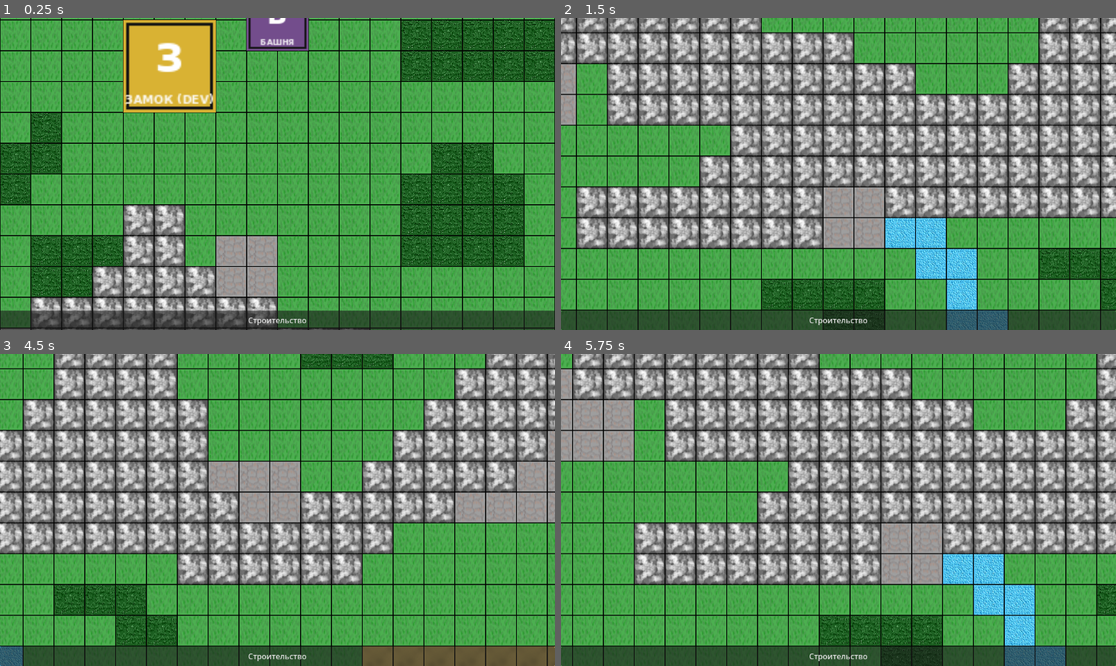
Above: before the commit, frames 1-4 (two rows, left to right).
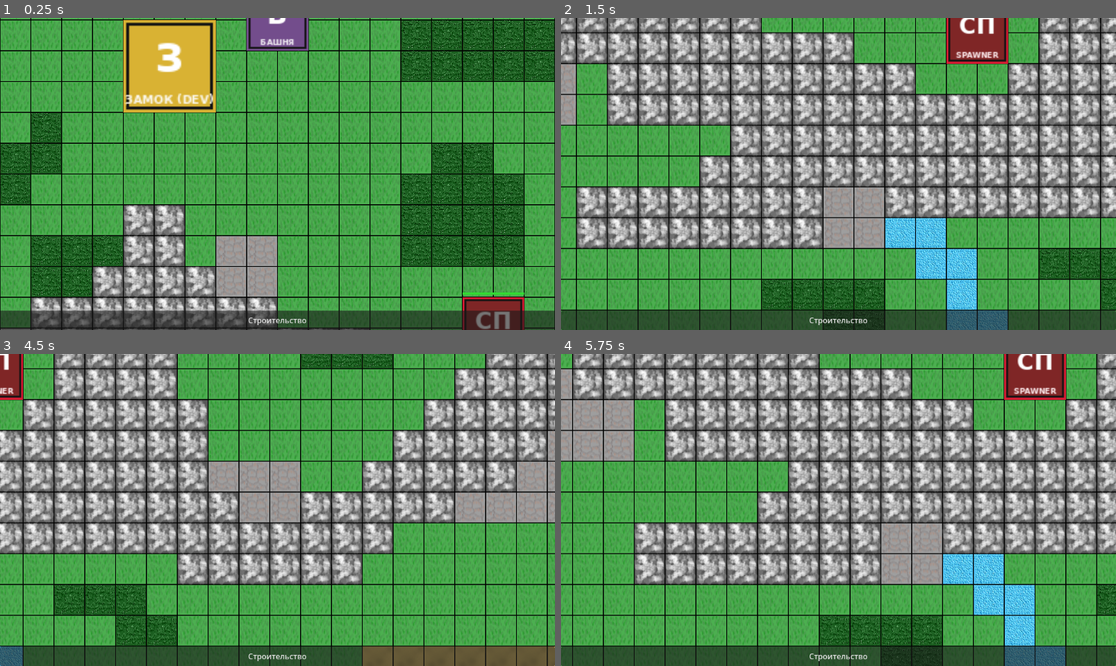
Above: after the commit, the same moments.

Repository: alchemistOfWeb/first_rts_rpg_game
Game: Godot game, scene res://scenes/maps/world1.tscn
The game is run twice, just before and just after one commit, with the same random seed, the same clock (stepped at 60 frames per second) and the same inputs. The project has no main scene, so this scene is started directly.
Inputs (mouse positions are in pixels of both pictures, inside the frame that each line leads up to):
- Up to frame 1 (0.25 s): no input
- Up to frame 2 (1.5 s): click "Строительство" at 0.5 s; tap Enter at 1.25 s; move the mouse to (960, 158) at 1.27 s; hold D (move_right) from 1.28 s (still down); click (960, 158) at 1.42 s
- Up to frame 3 (4.5 s): move the mouse to (166, 525) at 2.02 s; release D (move_right) at 2.03 s; hold S (move_down) 2.03-2.78 s; click (166, 525) at 2.17 s; move the mouse to (333, 441) at 2.77 s; hold D (move_right) 2.78-3.53 s; click (333, 441) at 2.92 s; move the mouse to (249, 572) at 3.52 s; hold W (move_up) 3.53-4.28 s; click (249, 572) at 3.67 s; move the mouse to (444, 556) at 4.27 s; hold A (move_left) from 4.28 s (still down); click (444, 556) at 4.42 s
- Up to frame 4 (5.75 s): keep holding A (move_left); move the mouse to (672, 463) at 5.02 s; click (672, 463) at 5.17 s

The runs differ from the first frame. In frame 1, 1.2% of the frame differs, in the area x 83-95%, y 87-100%; in frame 2, 1.6%; in frame 3, 0.6%; in frame 4, 1.6%, in the area x 79-91%, y 0-15%.

Commit message:
add basic enemies and enemy spawn

Diff:
--- a/project.godot
+++ b/project.godot
@@ -18,6 +18,11 @@
 
 GridManager="*uid://c4twjgoscujr2"
 BuildingManager="*uid://b34safoniv103"
+
+[global_group]
+
+player=""
+enemy=""
 
 [input]
 
--- /dev/null
+++ b/scenes/buildings/EnemySpawner.tscn
@@ -0,0 +1,46 @@
+[gd_scene format=3 uid="uid://cvq5rylapdmb7"]
+
+[ext_resource type="PackedScene" path="res://scenes/buildings/Building.tscn" id="1_yb3uf"]
+[ext_resource type="Script" uid="uid://iawlgq6ad3jw" path="res://scripts/EnemySpawner.gd" id="2_lpf2f"]
+[ext_resource type="Texture2D" uid="uid://bf4k7dn4t05fy" path="res://assets/art/buildings/spawner_default.png" id="3_kx0du"]
+
+[node name="EnemySpawner" unique_id=924707027 instance=ExtResource("1_yb3uf")]
+script = ExtResource("2_lpf2f")
+enemy_type = 0
+spawn_interval = 5.0
+spawn_search_radius = null
+building_name = "Спавнер"
+max_hp = 300
+color = Color(0.851, 0.11, 0.2, 1)
+icon = ExtResource("3_kx0du")
+size_cells = Vector2i(2, 2)
+starting_group = "enemy"
+building_type = 4
+
+[node name="Visual" parent="." index="0"]
+offset_left = -64.0
+offset_top = -64.0
+offset_right = 64.0
+offset_bottom = 64.0
+color = Color(0.851, 0.11, 0.2, 1)
+
+[node name="Icon" parent="." index="1"]
+offset_left = -64.0
+offset_top = -64.0
+offset_right = 64.0
+offset_bottom = 64.0
+texture = ExtResource("3_kx0du")
+
+[node name="HPBarBack" parent="." index="2"]
+offset_left = -64.0
+offset_top = -74.0
+offset_right = 64.0
+offset_bottom = -69.0
+
+[node name="HPBarFill" parent="." index="3"]
+offset_left = -64.0
+offset_top = -74.0
+offset_right = 64.0
+offset_bottom = -69.0
+
+[node name="SpawnTimer" type="Timer" parent="." index="4" unique_id=214384500]
--- /dev/null
+++ b/scenes/enemies/Enemy.tscn
@@ -0,0 +1,23 @@
+[gd_scene format=3 uid="uid://ddlopv66gen2j"]
+
+[ext_resource type="Script" uid="uid://cccimrpvghei" path="res://scripts/Enemy.gd" id="1_hpe7p"]
+[ext_resource type="Texture2D" uid="uid://ds87x0876rpst" path="res://assets/art/creatures/basic_enemy.png" id="2_k7o7a"]
+
+[node name="Enemy" type="Node2D" unique_id=2051157792 groups=["enemy"]]
+script = ExtResource("1_hpe7p")
+
+[node name="Icon" type="TextureRect" parent="." unique_id=610738795]
+offset_left = -32.0
+offset_top = -32.0
+offset_right = 32.0
+offset_bottom = 32.0
+mouse_filter = 2
+texture = ExtResource("2_k7o7a")
+
+[node name="HPBarBack" type="ColorRect" parent="." unique_id=1658057593]
+mouse_filter = 2
+color = Color(0.15, 0.15, 0.15, 1)
+
+[node name="HPBarFill" type="ColorRect" parent="." unique_id=1049478930]
+mouse_filter = 2
+color = Color(0.2, 0.85, 0.2, 1)
--- a/scenes/maps/world1.tscn
+++ b/scenes/maps/world1.tscn
@@ -8,6 +8,7 @@
 [ext_resource type="Texture2D" uid="uid://bbf181637mhw" path="res://assets/art/buildings/castle.png" id="6_ojfyd"]
 [ext_resource type="PackedScene" path="res://scenes/buildings/Tower.tscn" id="7_8xe75"]
 [ext_resource type="Texture2D" uid="uid://ccubqnp1ew2s5" path="res://assets/art/buildings/tower.png" id="8_shwxx"]
+[ext_resource type="PackedScene" uid="uid://cvq5rylapdmb7" path="res://scenes/buildings/EnemySpawner.tscn" id="9_shwxx"]
 
 [sub_resource type="TileSetAtlasSource" id="TileSetAtlasSource_abmhd"]
 texture = ExtResource("1_ct80b")
@@ -50,6 +51,7 @@
 max_hp = 500
 color = Color(0.85, 0.7, 0.2, 1)
 icon = ExtResource("6_ojfyd")
+size_cells = Vector2i(3, 3)
 
 [node name="Tower" parent="." unique_id=857510836 instance=ExtResource("7_8xe75")]
 position = Vector2(0, -320)
@@ -57,3 +59,9 @@
 max_hp = 150
 color = Color(0.45, 0.3, 0.55, 1)
 icon = ExtResource("8_shwxx")
+size_cells = Vector2i(2, 2)
+
+[node name="EnemySpawner" parent="." unique_id=924707027 instance=ExtResource("9_shwxx")]
+position = Vector2(448, 320)
+size_cells = Vector2i(2, 2)
+starting_group = null
--- a/scripts/Building.gd
+++ b/scripts/Building.gd
@@ -1,18 +1,34 @@
 @tool
 extends Node2D
 class_name Building
+# Base script for any building.
+#
+# Two ways a Building gets configured:
+# 1) Spawned in code via BuildingManager.place() during gameplay - all
+#    fields are set directly by BuildingManager, building_type stays NONE.
+# 2) Placed by hand in the editor (Wall.tscn/Castle.tscn/...) - picking a
+#    Building Type in the Inspector copies template values from BuildingData
+#    ONCE as a starting point. After that icon/max_hp/color/size_cells are
+#    freely editable by hand and saved with the scene - BuildingData is
+#    never reapplied automatically.
+
+const PLAYER_GROUP := "player"
+const ENEMY_GROUP := "enemy"
+
 
 @export var building_name: String = "Building"
 @export var max_hp: int = 100
 @export var color: Color = Color.WHITE
 @export var icon: Texture2D
+@export var size_cells: Vector2i = Vector2i.ONE
+@export var starting_group: String = PLAYER_GROUP
+
 @export var building_type: BuildingData.BuildingType = BuildingData.BuildingType.NONE:
 	set(value):
 		building_type = value
 		if Engine.is_editor_hint() and is_node_ready():
-			_update_editor_preview()
+			_apply_type_template()
 
-var size_cells: Vector2i = Vector2i.ONE
 var origin_cell: Vector2i
 var current_hp: int
 
@@ -26,22 +42,31 @@
 
 
 func _ready() -> void:
+	setup(size_cells)
+
 	if Engine.is_editor_hint():
-		_update_editor_preview()
 		return
 
+	add_to_group(starting_group)
+
 	if building_type != BuildingData.BuildingType.NONE:
-		_configure_from_type()
+		_register_with_grid()
 	current_hp = max_hp
 	_update_hp_bar()
 
 
 func _process(_delta: float) -> void:
-	if Engine.is_editor_hint():
-		_update_editor_preview()
+	if not Engine.is_editor_hint():
+		return
+	# Keep visuals in sync with whatever fields are currently set, so hand
+	# edits to icon/color/size_cells show up immediately without touching code.
+	setup(size_cells)
+	_snap_to_grid()
 
 
-func _update_editor_preview() -> void:
+## Copies default stats from BuildingData. Runs ONLY when the Building Type
+## dropdown changes - never again automatically, so later manual edits stick.
+func _apply_type_template() -> void:
 	if building_type == BuildingData.BuildingType.NONE:
 		return
 	if not BuildingData.BUILDING_DATA.has(building_type):
@@ -52,29 +77,22 @@
 	max_hp = data["max_hp"]
 	color = data["color"]
 	icon = data["icon"]
-
-	var size: Vector2i = data["size"]
-	setup(size)
-
-	var origin := GridConstants.nearest_origin_cell_for_center(global_position, size)
-	global_position = GridConstants.cell_to_world(origin) + Vector2(size - Vector2i.ONE) * GridConstants.CELL_SIZE / 2.0
+	starting_group = data["group"]
+	size_cells = data["size"]
 
 
-func _configure_from_type() -> void:
-	var data: Dictionary = BuildingData.BUILDING_DATA[building_type]
-	building_name = data["name"]
-	max_hp = data["max_hp"]
-	color = data["color"]
-	icon = data["icon"]
+func _snap_to_grid() -> void:
+	var origin := GridConstants.nearest_origin_cell_for_center(global_position, size_cells)
+	global_position = GridConstants.cell_to_world(origin) + Vector2(size_cells - Vector2i.ONE) * GridConstants.CELL_SIZE / 2.0
 
-	var size: Vector2i = data["size"]
-	var origin := GridManager.nearest_origin_cell_for_center(global_position, size)
 
-	setup(size)
-	global_position = GridManager.cell_to_world(origin) + Vector2(size - Vector2i.ONE) * GridManager.CELL_SIZE / 2.0
+## Runtime only: finds this building's cell from its placed position and
+## marks those cells occupied in GridManager.
+func _register_with_grid() -> void:
+	var origin := GridManager.nearest_origin_cell_for_center(global_position, size_cells)
+	global_position = GridManager.cell_to_world(origin) + Vector2(size_cells - Vector2i.ONE) * GridManager.CELL_SIZE / 2.0
 	origin_cell = origin
-
-	GridManager.register_existing_building(origin, self, size)
+	GridManager.register_existing_building(origin, self, size_cells)
 
 
 func setup(p_size_cells: Vector2i) -> void:
--- a/scripts/BuildingData.gd
+++ b/scripts/BuildingData.gd
@@ -1,8 +1,5 @@
 class_name BuildingData
 extends RefCounted
-## Данные о типах построек (размер, HP, цвет, иконка, требования к местности).
-## НЕ автозагрузка — обычный класс, чтобы Building.gd мог читать эти данные
-## и во время игры, и в редакторе Godot (для превью при ручной расстановке).
 
 enum BuildingType {
 	NONE = -1,
@@ -10,10 +7,9 @@
 	BALLISTA_TOWER = 1,
 	QUARRY = 2,
 	CASTLE = 3,
+	ENEMY_SPAWNER = 4,
 }
 
-## Если переименовываешь файлы иконок - обнови пути preload() здесь
-## (это ЕДИНСТВЕННОЕ место, где они теперь прописаны).
 const BUILDING_DATA := {
 	BuildingType.WALL: {
 		"name": "Стена",
@@ -51,4 +47,14 @@
 		"dev_only": true,
 		"icon": preload("res://assets/art/buildings/castle.png"),
 	},
+	BuildingType.ENEMY_SPAWNER: {
+		"name": "Спавнер",
+		"size": Vector2i(2, 2),
+		"max_hp": 300,
+		"color": Color(0.851, 0.11, 0.2, 1.0),
+		"requires_terrain": [],
+		"dev_only": true,
+		"icon": preload("res://assets/art/buildings/spawner_default.png"),
+	},
+
 }
--- /dev/null
+++ b/scripts/Enemy.gd
@@ -0,0 +1,115 @@
+extends Node2D
+class_name Enemy
+# A single enemy unit. Does NOT snap to the grid (unlike buildings) - it
+# moves in free pixel coordinates, but each movement step is checked against
+# GridManager.is_walkable() so it can't cross mountains, water or buildings.
+
+var max_hp: int
+var move_speed: float
+var attack_damage: int
+var attack_range: float
+var attack_interval: float
+
+var current_hp: int
+var target: Building = null
+var _attack_cooldown: float = 0.0
+
+
+@onready var icon_rect: TextureRect = $Icon
+@onready var hp_back: ColorRect = $HPBarBack
+@onready var hp_fill: ColorRect = $HPBarFill
+
+signal died(enemy: Enemy)
+
+
+func _ready() -> void:
+	add_to_group("enemy")
+
+## Called once right after instantiate() + add_child(), fills in stats from
+## EnemyData and sizes the visuals. Same pattern as Building.setup().
+func setup(enemy_type: EnemyData.EnemyType) -> void:
+	var data: Dictionary = EnemyData.ENEMY_DATA[enemy_type]
+	max_hp = data["max_hp"]
+	move_speed = data["move_speed"]
+	attack_damage = data["attack_damage"]
+	attack_range = data["attack_range"]
+	attack_interval = data["attack_interval"]
+	current_hp = max_hp
+
+	var radius: float = data["radius"]
+	var size := Vector2.ONE * radius * 2.0
+
+
+	icon_rect.position = -size / 2.0
+	icon_rect.size = size
+	icon_rect.texture = data["icon"]
+
+	hp_back.position = Vector2(-size.x / 2.0, -size.y / 2.0 - 8)
+	hp_back.size = Vector2(size.x, 4)
+	hp_fill.position = hp_back.position
+	hp_fill.size = hp_back.size
+
+
+func _process(delta: float) -> void:
+	if not is_instance_valid(target):
+		target = _find_nearest_building()
+		if target == null:
+			return  # nothing left to attack, stay idle
+
+	var distance := _distance_to_building(target)
+	if distance > attack_range:
+		_move_towards(target.global_position, delta)
+	else:
+		_attack_cooldown -= delta
+		if _attack_cooldown <= 0.0:
+			target.take_damage(attack_damage)
+			_attack_cooldown = attack_interval
+
+
+## Moves each axis (X then Y) separately and only if the resulting cell is
+## walkable. This is a simple obstacle check, not real pathfinding - the
+## enemy can still get stuck on complex mazes, but it slides along straight
+## walls instead of freezing completely. Proper pathfinding is future work.
+func _move_towards(target_pos: Vector2, delta: float) -> void:
+	var direction := (target_pos - global_position).normalized()
+	var step := direction * move_speed * delta
+
+	var try_x := global_position + Vector2(step.x, 0)
+	if GridManager.is_walkable(GridManager.world_to_cell(try_x)):
+		global_position.x = try_x.x
+
+	var try_y := global_position + Vector2(0, step.y)
+	if GridManager.is_walkable(GridManager.world_to_cell(try_y)):
+		global_position.y = try_y.y
+
+
+func _distance_to_building(building: Building) -> float:
+	var half_size := Vector2(building.size_cells) * GridConstants.CELL_SIZE / 2.0
+	var closest := Vector2(
+		clamp(global_position.x, building.global_position.x - half_size.x, building.global_position.x + half_size.x),
+		clamp(global_position.y, building.global_position.y - half_size.y, building.global_position.y + half_size.y)
+	)
+	return global_position.distance_to(closest)
+
+## Scans all player buildings and returns the closest one.
+## Only called when the current target is gone, not every frame.
+func _find_nearest_building() -> Building:
+	var nearest: Building = null
+	var nearest_dist := INF
+
+	for building in get_tree().get_nodes_in_group("player"):
+		var dist := _distance_to_building(building)
+		if dist < nearest_dist:
+			nearest_dist = dist
+			nearest = building
+
+	return nearest
+
+
+func take_damage(amount: int) -> void:
+	current_hp = max(current_hp - amount, 0)
+	var frac := float(current_hp) / float(max_hp)
+	hp_fill.size.x = hp_back.size.x * frac
+	if current_hp <= 0:
+		died.emit(self)
+		queue_free()
--- /dev/null
+++ b/scripts/EnemyData.gd
@@ -0,0 +1,23 @@
+class_name EnemyData
+extends RefCounted
+# Enemy type definitions. Placeholder for now - only lists available types
+# so spawners can pick one. Movement/attack stats arrive with the enemy
+# system itself (next step).
+
+enum EnemyType {
+	BASIC,
+}
+
+const ENEMY_DATA := {
+	EnemyType.BASIC: {
+		"name": "Basic Enemy",
+		"max_hp": 30,
+		"move_speed": 60.0,        # pixels per second
+		"attack_damage": 5,
+		"attack_range": 40.0,      # pixels; stops moving once this close to target
+		"attack_interval": 1.0,    # seconds between attacks
+		"radius": 16.0,            # visual size (pixels)
+		"color": Color(0.7, 0.1, 0.1),
+		"icon": preload("res://assets/art/creatures/basic_enemy.png"),
+	},
+}
--- /dev/null
+++ b/scripts/EnemySpawner.gd
@@ -0,0 +1,49 @@
+@tool
+extends Building
+# Enemy spawner building. Placed manually in the editor (like the Castle).
+# Inherits HP, icon display and grid-snapping from Building - this class only
+# adds the enemy_type setting. Actual spawning logic is added in the next
+# step, once the Enemy scene exists.
+#
+# NOTE: @tool must be re-declared here even though Building.gd already has it -
+# Godot checks the tool flag on the script actually attached to the node,
+# not on its parent class.
+
+const ENEMY_SCENE := preload("res://scenes/enemies/Enemy.tscn")
+
+@export var enemy_type: EnemyData.EnemyType = EnemyData.EnemyType.BASIC
+@export var spawn_interval: float = 5.0
+@export var spawn_search_radius: int = 2
+
+@onready var spawn_timer: Timer = $SpawnTimer
+
+
+func _ready() -> void:
+	super._ready()  # run Building's own setup (editor preview / grid registration) first
+
+	if Engine.is_editor_hint():
+		return
+
+	spawn_timer.wait_time = spawn_interval
+	spawn_timer.timeout.connect(_on_spawn_timer_timeout)
+	spawn_timer.start()
+
+
+func _on_spawn_timer_timeout() -> void:
+	var enemy: Enemy = ENEMY_SCENE.instantiate()
+	get_tree().current_scene.add_child(enemy)
+	enemy.global_position = GridManager.cell_to_world(_find_spawn_cell())
+	enemy.setup(enemy_type)
+
+func _find_spawn_cell() -> Vector2i:
+	var candidates: Array[Vector2i] = []
+
+	for x in range(-spawn_search_radius, spawn_search_radius + 1):
+		for y in range(-spawn_search_radius, spawn_search_radius + 1):
+			var cell := origin_cell + Vector2i(x, y)
+			if GridManager.is_walkable(cell):
+				candidates.append(cell)
+
+	if candidates.is_empty():
+		return origin_cell
+	return candidates[randi() % candidates.size()]
Binary file added: assets/art/buildings/spawner_default.png
Not shown, added: assets/art/buildings/spawner_default.png.import
Binary file added: assets/art/creatures/basic_enemy.png
Not shown, added: assets/art/creatures/basic_enemy.png.import
Not shown, added: scripts/Enemy.gd.uid
Not shown, added: scripts/EnemyData.gd.uid
Not shown, added: scripts/EnemySpawner.gd.uid
